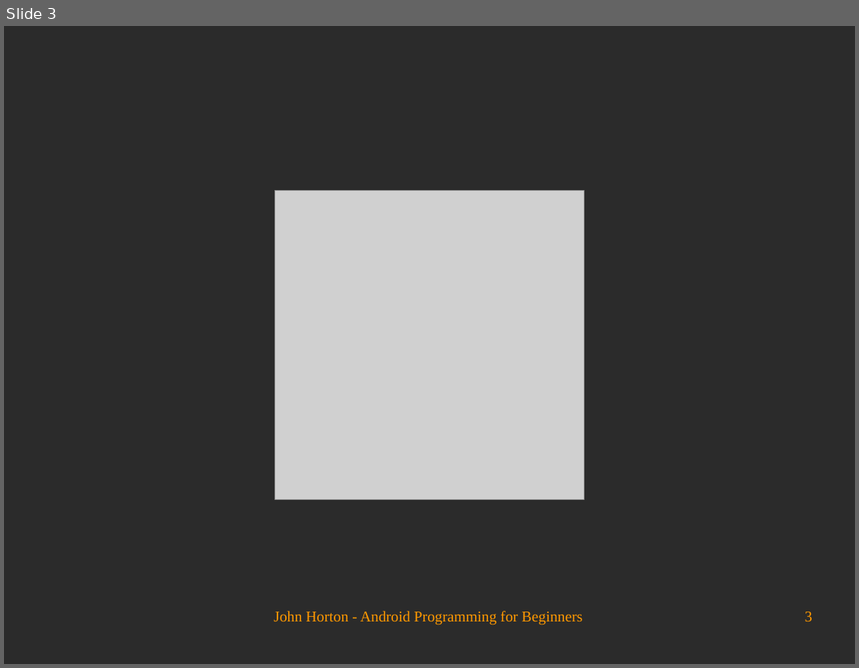
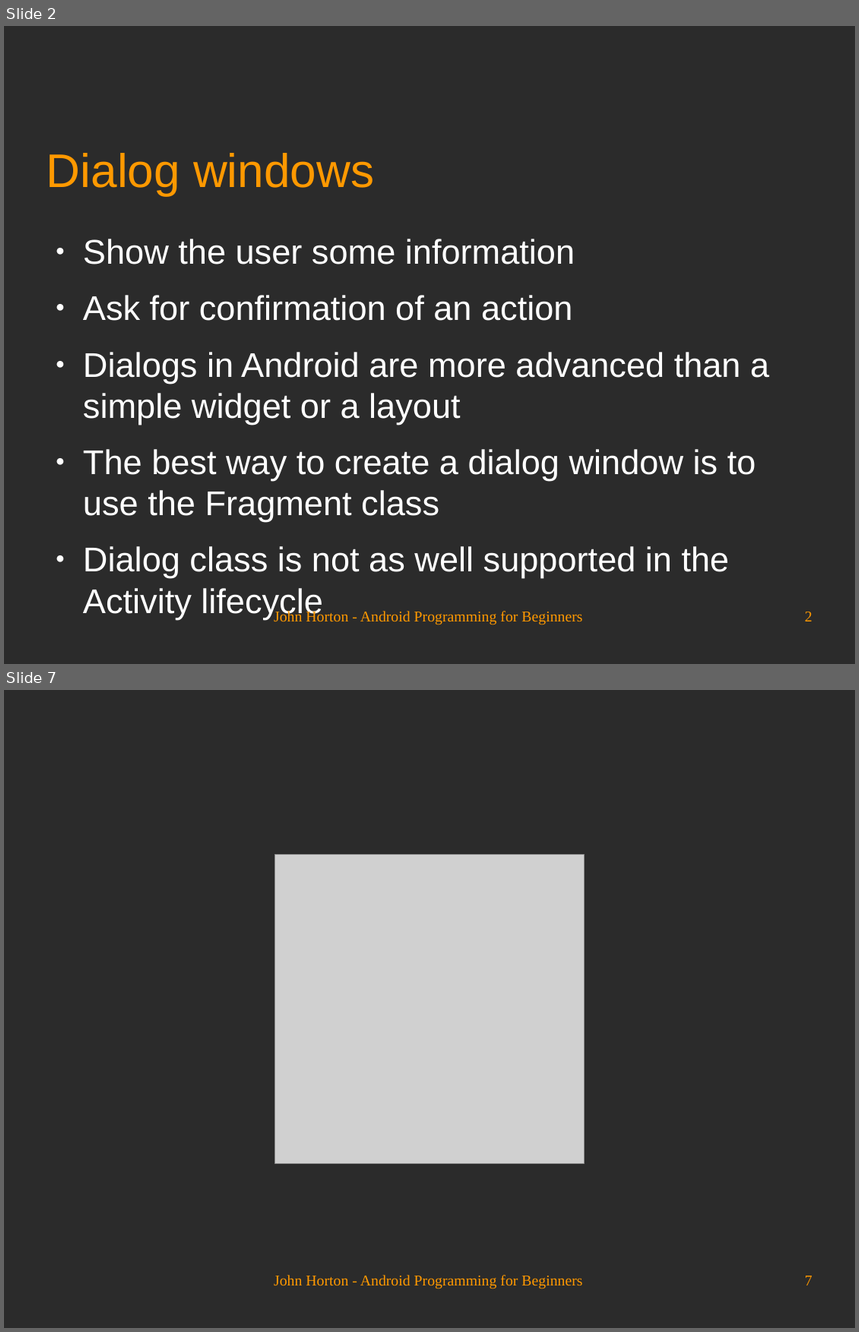
Before and after one commit to Academy-Soft-Intellect/Android-Programming-for-Beginners, a slide deck: 12_Having_a_Dialogue_with_the_User.odp. Shown one above the other, each under a label of ours: slide 3 before the commit, slides 2 and 7 after it; the slides between them are not shown. The pictures are 859x668 and 859x1332 pixels, drawn with LibreOffice and Linux fonts; fonts in the diff are those of the drawing; grey boxes stand for pictures; background and template pictures are left out; a plain dark background stands for a picture behind light text. Boxes give left, top, right and bottom in pixels: in the first picture for what was removed or moved away, otherwise in the second. Text is boxed around its words. In the diff, an @@ line names an element or a change of style, - is before the commit and + after.

```diff
--- a/12_Having_a_Dialogue_with_the_User.odp
+++ b/12_Having_a_Dialogue_with_the_User.odp
@@ slide 2 added at [4,26,855,664], background picture (left out) @@
@@ title added at [47,153,374,195], 44 pt, text #FF9900 @@
+Dialog windows
@@ text added at [83,239,769,620], 32 pt, text #FFFFFF @@
+● Show the user some information
+● Ask for confirmation of an action
+● Dialogs in Android are more advanced than a simple widget or a layout
+● The best way to create a dialog window is to use the Fragment class
+● Dialog class is not as well supported in the Activity lifecycle
@@ text added at [274,610,582,626], 14 pt, text #FF9900 @@
+John Horton - Android Programming for Beginners
@@ page number added at [805,612,813,622], 14 pt, text #FF9900 @@
+2
@@ what was slide 3 is now slide 7 @@
@@ page number at [805,1276,813,1286]: text changed @@
-3
+7
```
Also in this commit, not shown: 2 slides changed, 3 other slides added.
